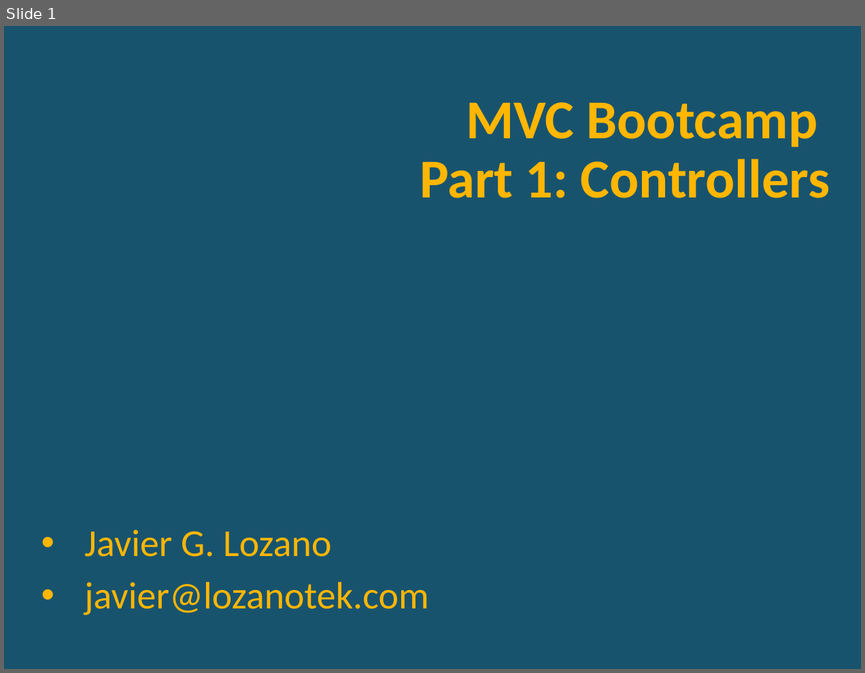
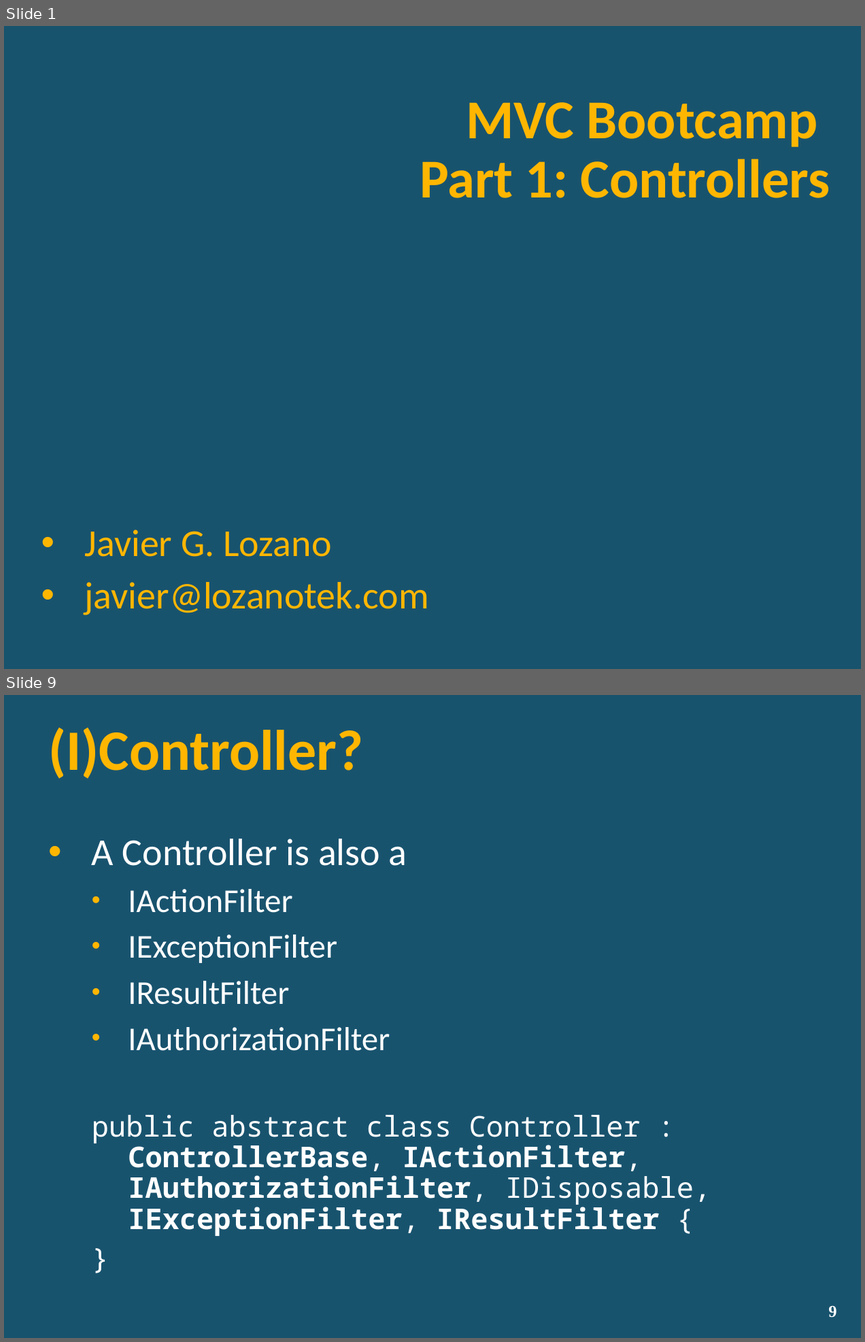
Before and after one commit to lozanotek/MVCBootcamp, a slide deck: slides/part1_controllers.pptx. Shown one above the other, each under a label of ours: slide 1 before the commit, slides 1 and 9 after it; the slides between them are not shown. The pictures are 865x673 and 865x1342 pixels, drawn with LibreOffice and Linux fonts; fonts in the diff are those of the drawing; background and template pictures are left out. Boxes give left, top, right and bottom in pixels: in the first picture for what was removed or moved away, otherwise in the second. Text is boxed around its words. In the diff, an @@ line names an element or a change of style, - is before the commit and + after.

Commit message:
Finished part 1.2 - controllers

```diff
--- a/slides/part1_controllers.pptx
+++ b/slides/part1_controllers.pptx
@@ slide 9 added at (x1=4, y1=695, x2=861, y2=1338), background picture (left out) @@
@@ title added at (x1=48, y1=728, x2=363, y2=779), 48 pt, text #FFB601, bold @@
+(I)Controller?
@@ text added at (x1=92, y1=838, x2=711, y2=1236), 24 pt, text #FFFFFF @@
+• A Controller is also a
+  • IActionFilter
+  • IExceptionFilter
+  • IResultFilter
+  • IAuthorizationFilter
+  public abstract class Controller : ControllerBase, IActionFilter, IAuthorizationFilter, IDisposable, IExceptionFilter, IResultFilter {
+  }
@@ page number added at (x1=828, y1=1305, x2=836, y2=1317), 14 pt, text #FFFFFF, bold @@
+9
```
Also in this commit, not shown: 8 other slides added, 2 slides removed.
